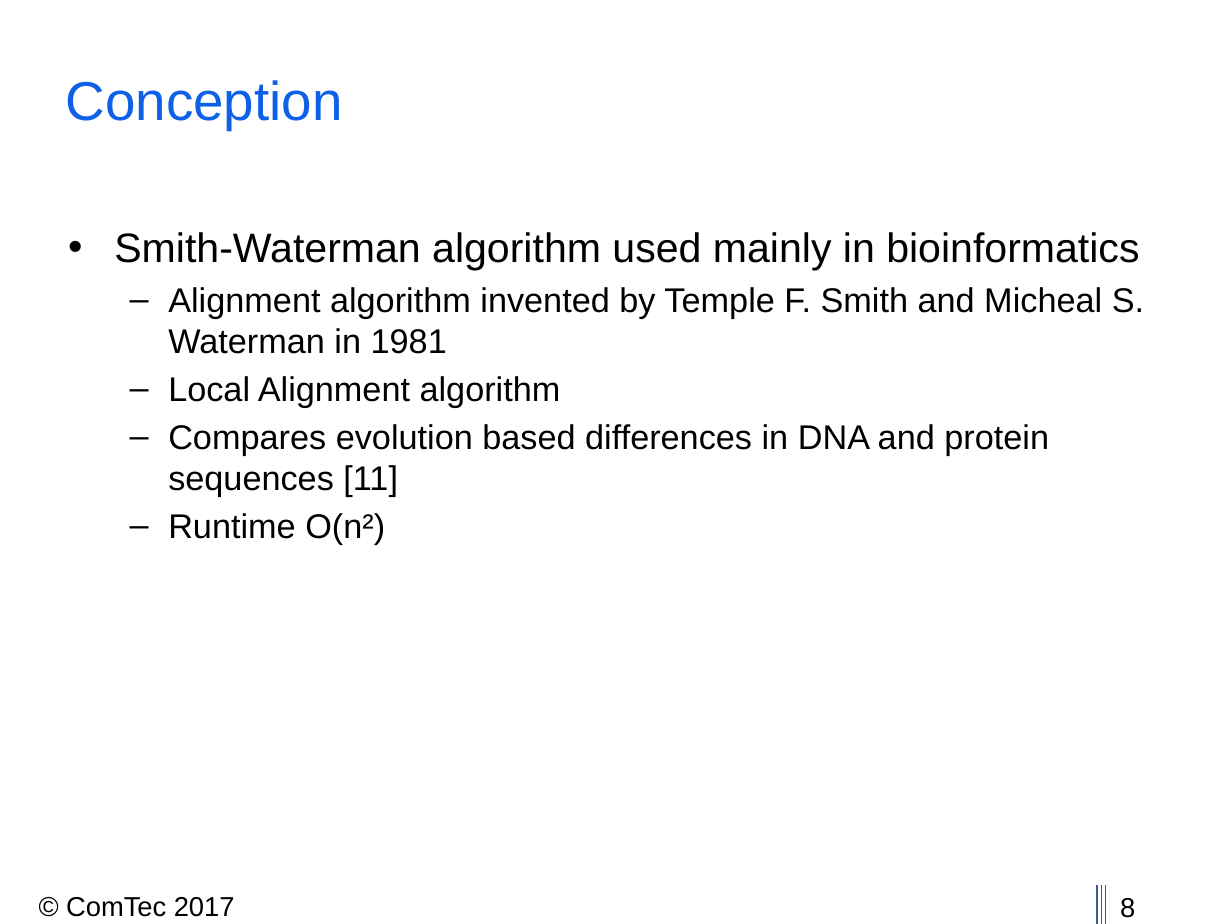
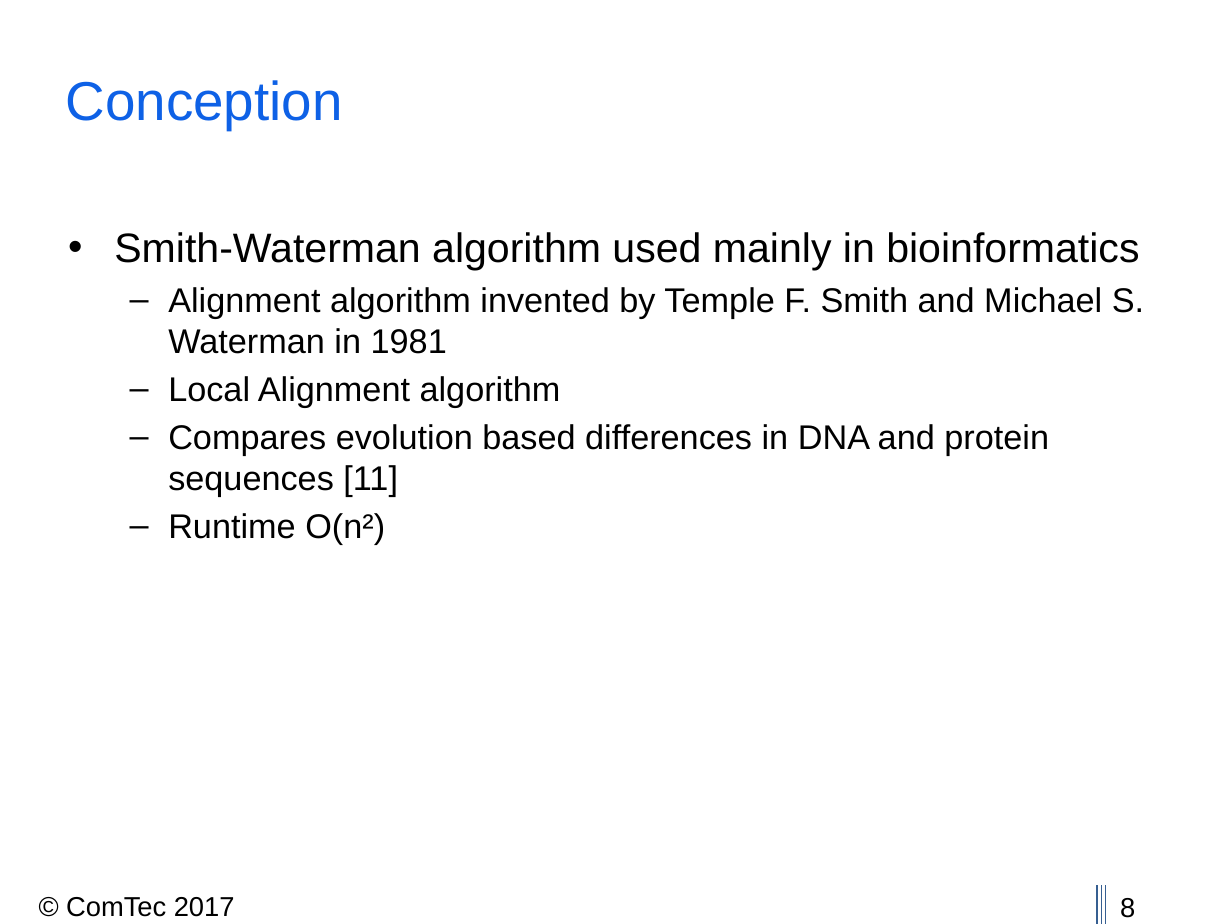
Before and after one commit to thedrayman/ct2-alignment, a slide deck: slide 8 of Presentation/CT2_2017_Alignment.pptx. Drawn at 1232x924 pixels with LibreOffice and Linux fonts; fonts in the diff are those of the drawing; background and template pictures are left out. Boxes give left, top, right and bottom in pixels: in the first picture for what was removed or moved away, otherwise in the second. Text is boxed around its words. In the diff, an @@ line names an element or a change of style, - is before the commit and + after.

```diff
--- a/Presentation/CT2_2017_Alignment.pptx
+++ b/Presentation/CT2_2017_Alignment.pptx
@@ text at <box>168,287,1144,354</box>: text changed @@
-  – Alignment algorithm invented by Temple F. Smith and Micheal S. Waterman in 1981
+  – Alignment algorithm invented by Temple F. Smith and Michael S. Waterman in 1981
```
Also in this commit, not shown: 2 other slides changed, 1 other file.
